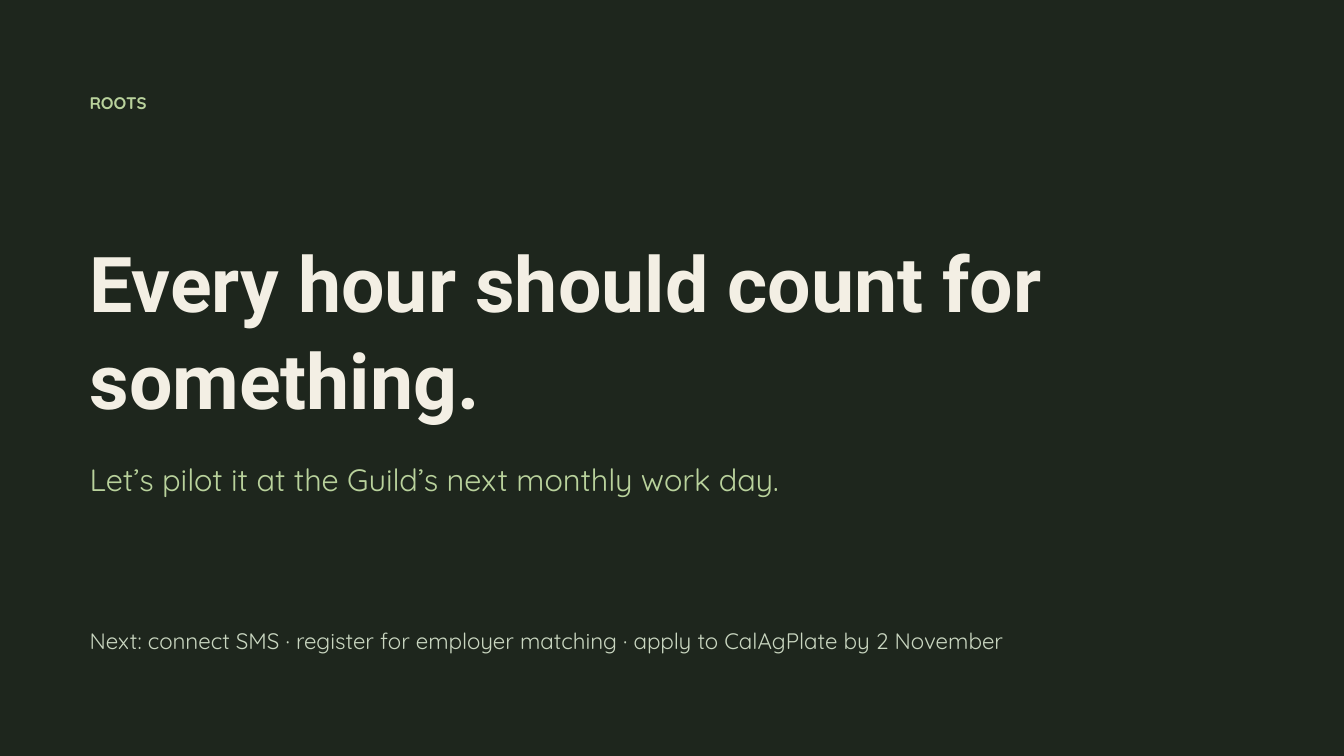
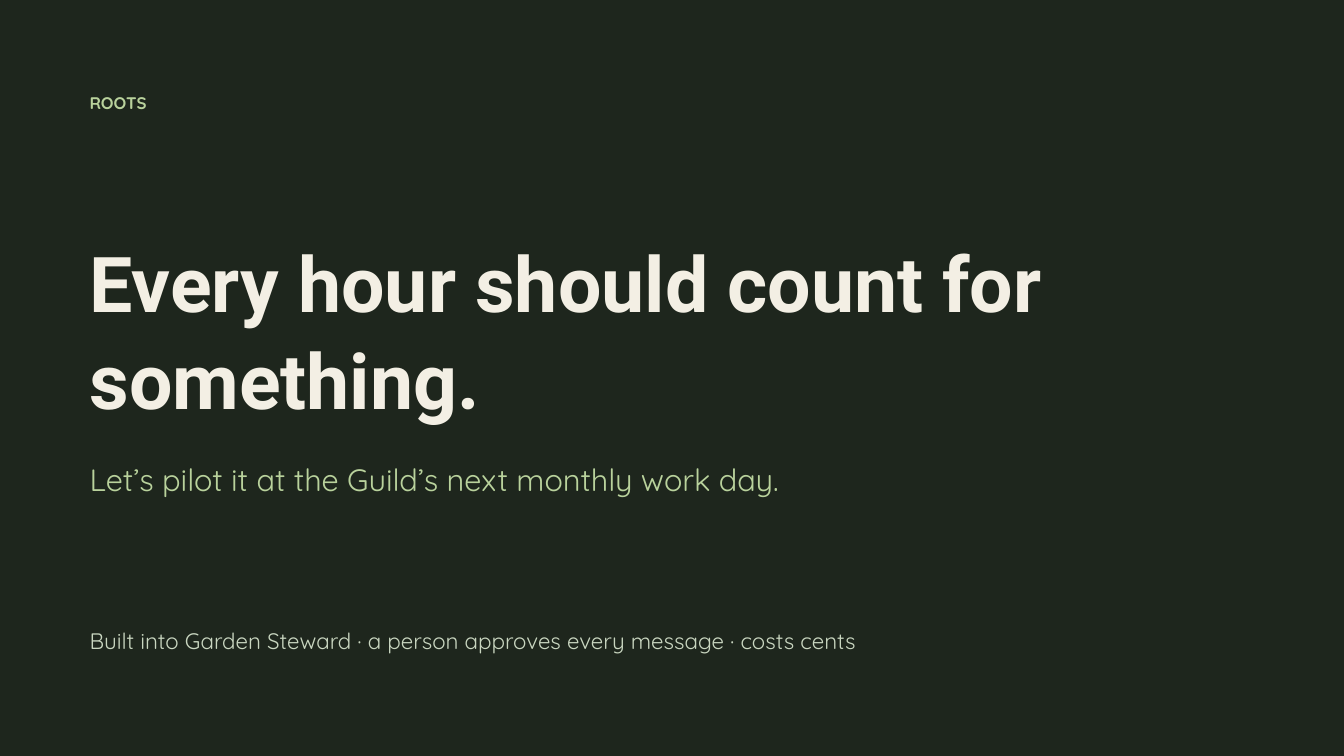
Before and after one commit to jmadeiros/roots, a slide deck: slide 5 of submission/Roots-pitch-deck.pptx (slide 10 before the commit). Drawn at 1344x756 pixels with LibreOffice and Linux fonts; fonts in the diff are those of the drawing. Boxes give left, top, right and bottom in pixels: in the first picture for what was removed or moved away, otherwise in the second. Text is boxed around its words. In the diff, an @@ line names an element or a change of style, - is before the commit and + after.

```diff
--- a/submission/Roots-pitch-deck.pptx
+++ b/submission/Roots-pitch-deck.pptx
@@ text at [90, 632, 855, 654]: text changed @@
-Next: connect SMS · register for employer matching · apply to CalAgPlate by 2 November
+Built into Garden Steward · a person approves every message · costs cents
```
Also in this commit, not shown: 3 slides added, 8 slides removed, 1 other file.
